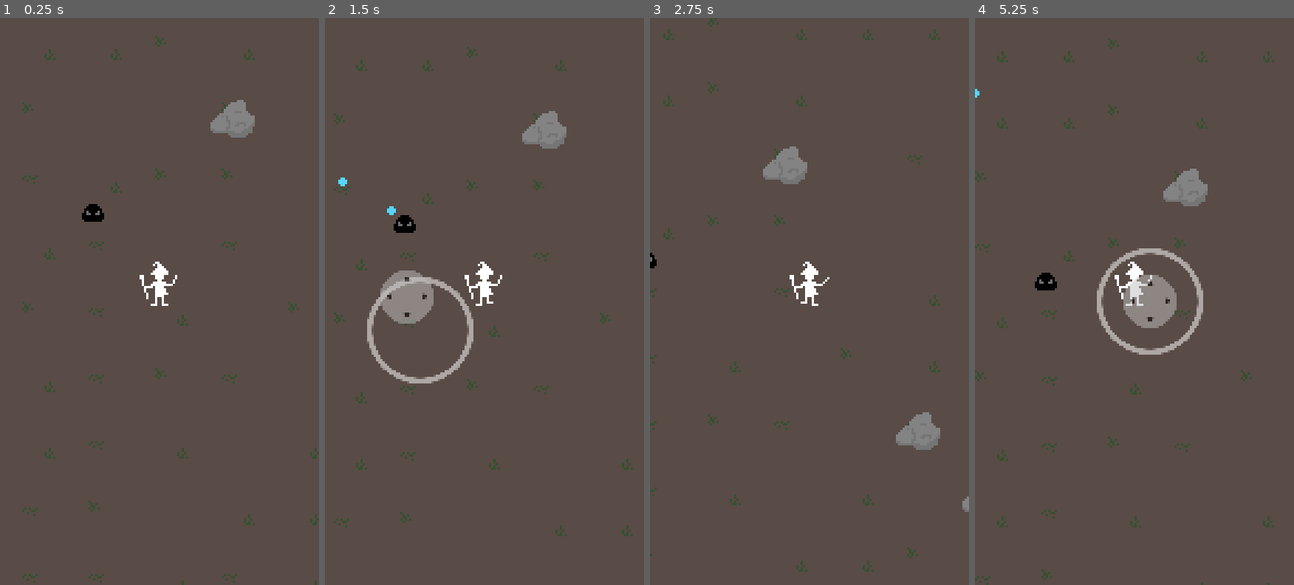
Above: before the commit, frames 1-4 (left to right).
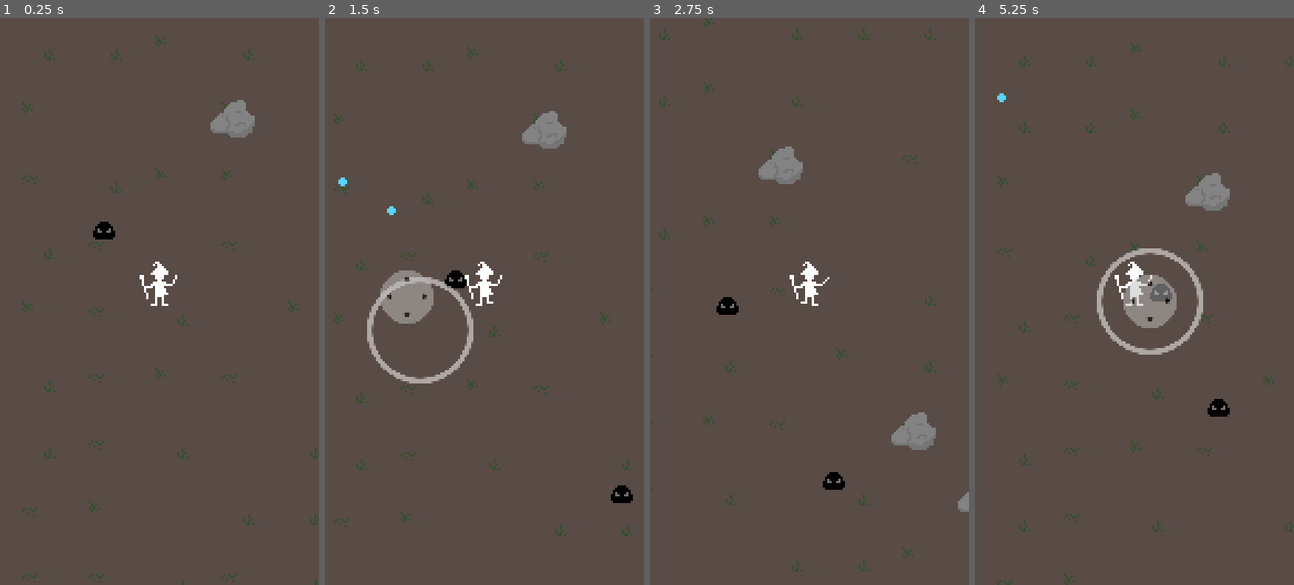
Above: after the commit, the same moments.

Repository: polyarik/wizard-legacy
Game: Godot game, scene res://scenes/game/locations/demo_location.tscn
Two runs of this game, one before a commit and one after it. Both use one fixed random seed, a clock stepped at 60 frames per second and the inputs below.
Inputs (mouse positions are in pixels of both pictures, inside the frame that each line leads up to):
- Up to frame 1 (0.25 s): no input
- Up to frame 2 (1.5 s): tap Enter (ui_accept) at 0.5, 0.77 s; move the mouse to (554, 273) at 0.52 s; hold Right (ui_right) 0.53-1.25 s; click (554, 273) at 0.67 s; drag from (420, 329) to (363, 199) at 1.27 s
- Up to frame 3 (2.75 s): move the mouse to (841, 176) at 2.02 s; hold Right (ui_right) from 2.03 s (still down)
- Up to frame 4 (5.25 s): release Right (ui_right) at 2.75 s; drag from (1118, 414) to (1038, 216) at 2.77 s; move the mouse to (1230, 386) at 3.52 s; hold Left (ui_left) 3.53-4.25 s; tap Enter (ui_accept) at 3.77 s; drag from (1038, 216) to (1124, 227) at 4.27 s; move the mouse to (1150, 301) at 5.02 s; hold Down (ui_down) from 5.03 s (still down); click (1150, 301) at 5.17 s

The runs differ from the first frame. In frame 1, 0.3% of the frame differs, in the area x 25-37%, y 32-40%; in frame 2, 0.5%; in frame 3, 1.7%; in frame 4, 2.9%, in the area x 0-100%, y 3-100%.

Commit message:
✨ add enemy AI to enable slime chasing behavior

Diff:
--- /dev/null
+++ b/scenes/game/enemies/slime/slime.gd
@@ -0,0 +1,18 @@
+class_name Slime
+
+extends CharacterBody2D
+
+
+var healh := 20.0
+var speed := 20.0
+var target: PlayerCharacter = null
+
+
+func _physics_process(_delta):
+	# TODO - sense the player only if they're near, otherwise move randomly
+	if (target == null):
+		target = get_tree().get_nodes_in_group("Player")[0]
+
+	if (target):
+		velocity = position.direction_to(target.position) * speed
+		move_and_slide()
--- a/scenes/game/enemies/slime/slime.tscn
+++ b/scenes/game/enemies/slime/slime.tscn
@@ -1,12 +1,15 @@
-[gd_scene load_steps=3 format=3 uid="uid://ggdle54pnmt0"]
+[gd_scene load_steps=4 format=3 uid="uid://ggdle54pnmt0"]
 
 [ext_resource type="Texture2D" uid="uid://cwcnlue1vquf1" path="res://scenes/game/enemies/slime/slime.png" id="1_e7w54"]
+[ext_resource type="Script" path="res://scenes/game/enemies/slime/slime.gd" id="1_f03nk"]
 
 [sub_resource type="CapsuleShape2D" id="CapsuleShape2D_vow54"]
 radius = 3.85
 height = 9.0
 
-[node name="Slime" type="CharacterBody2D"]
+[node name="Slime" type="CharacterBody2D" groups=["Enemy"]]
+safe_margin = 0.4
+script = ExtResource("1_f03nk")
 
 [node name="CollisionShape2D" type="CollisionShape2D" parent="."]
 position = Vector2(0, -2)
--- a/scenes/game/locations/demo_location.tscn
+++ b/scenes/game/locations/demo_location.tscn
@@ -53,7 +53,7 @@
 y_sort_enabled = true
 
 [node name="Slime" parent="Enteties" instance=ExtResource("5_c5dkc")]
-position = Vector2(42, 90)
+position = Vector2(44, 94)
 
 [node name="Projectiles" type="Node2D" parent="."]
 
@@ -75,3 +75,6 @@
 
 [node name="Camera" type="Camera2D" parent="."]
 position = Vector2(72, 128)
+
+[node name="Slime" parent="." instance=ExtResource("5_c5dkc")]
+position = Vector2(158, 236)
--- a/scenes/game/particles/magic_missile/magic_missile.tscn
+++ b/scenes/game/particles/magic_missile/magic_missile.tscn
@@ -6,7 +6,7 @@
 [sub_resource type="CircleShape2D" id="CircleShape2D_ho1nb"]
 radius = 1.7
 
-[node name="MagicMissile" type="Area2D"]
+[node name="MagicMissile" type="Area2D" groups=["Projectiles"]]
 script = ExtResource("1_yky3a")
 
 [node name="Sprite" type="Sprite2D" parent="."]
--- a/scenes/game/player/player.gd
+++ b/scenes/game/player/player.gd
@@ -1,4 +1,4 @@
-class_name Player
+class_name PlayerCharacter
 
 extends CharacterBody2D
 
--- a/scenes/game/player/player.tscn
+++ b/scenes/game/player/player.tscn
@@ -146,7 +146,7 @@
 
 [sub_resource type="AnimationNodeStateMachinePlayback" id="AnimationNodeStateMachinePlayback_0x1nf"]
 
-[node name="Player" type="CharacterBody2D"]
+[node name="Player" type="CharacterBody2D" groups=["Player"]]
 safe_margin = 0.2
 script = ExtResource("1_nkwtq")
 spell_book = Array[PackedScene]([ExtResource("2_kpdva")])
